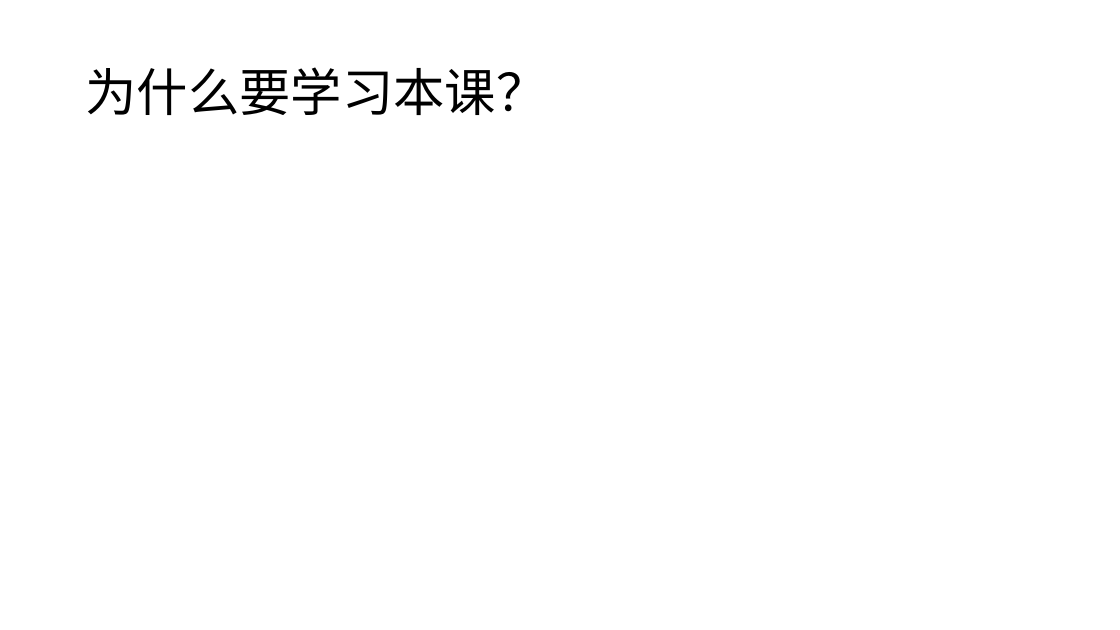
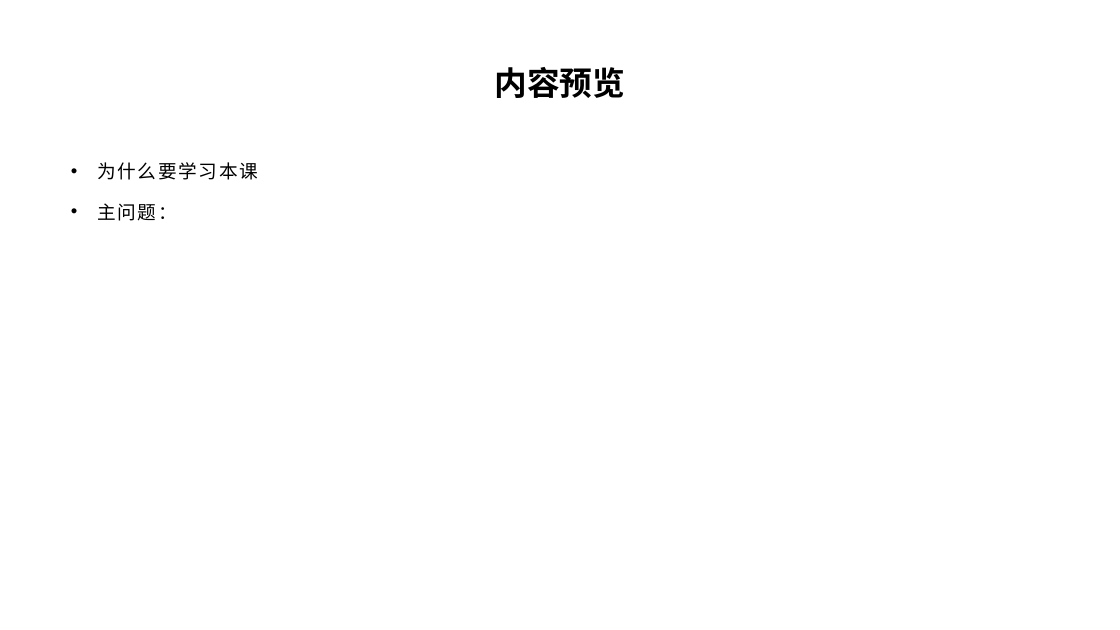
Before and after one commit to yyc-git/ModernGameEngineDesignEdu, a slide deck: slide 3 of 模板.pptx (slide 4 before the commit). Drawn at 1120x630 pixels with LibreOffice and Linux fonts; fonts in the diff are those of the drawing; background and template pictures are left out. Boxes give left, top, right and bottom in pixels: in the first picture for what was removed or moved away, otherwise in the second. Text is boxed around its words. In the diff, an @@ line names an element or a change of style, - is before the commit and + after.

```diff
--- a/模板.pptx
+++ b/模板.pptx
@@ text added at bbox=[495, 67, 626, 98], 28 pt, text #000000, bold @@
+内容预览
@@ text "为什么要学习本课" at bbox=[97, 162, 258, 221]: vertical alignment middle to top @@
@@ text at bbox=[97, 162, 258, 221]: text changed; size 44 to 16 pt; font Calibri to Arial @@
-为什么要学习本课？
+• 为什么要学习本课
+• 主问题：
```
Also in this commit, not shown: 7 other slides changed, 9 slides added, 7 slides removed, 5 other files.
